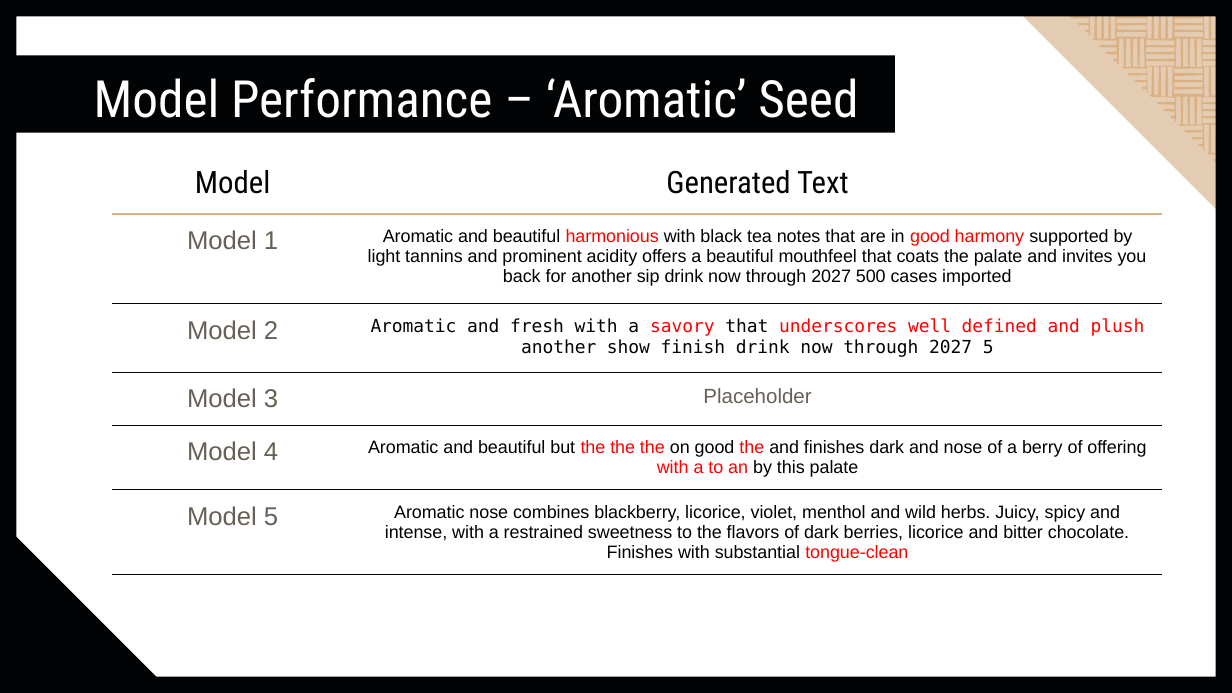
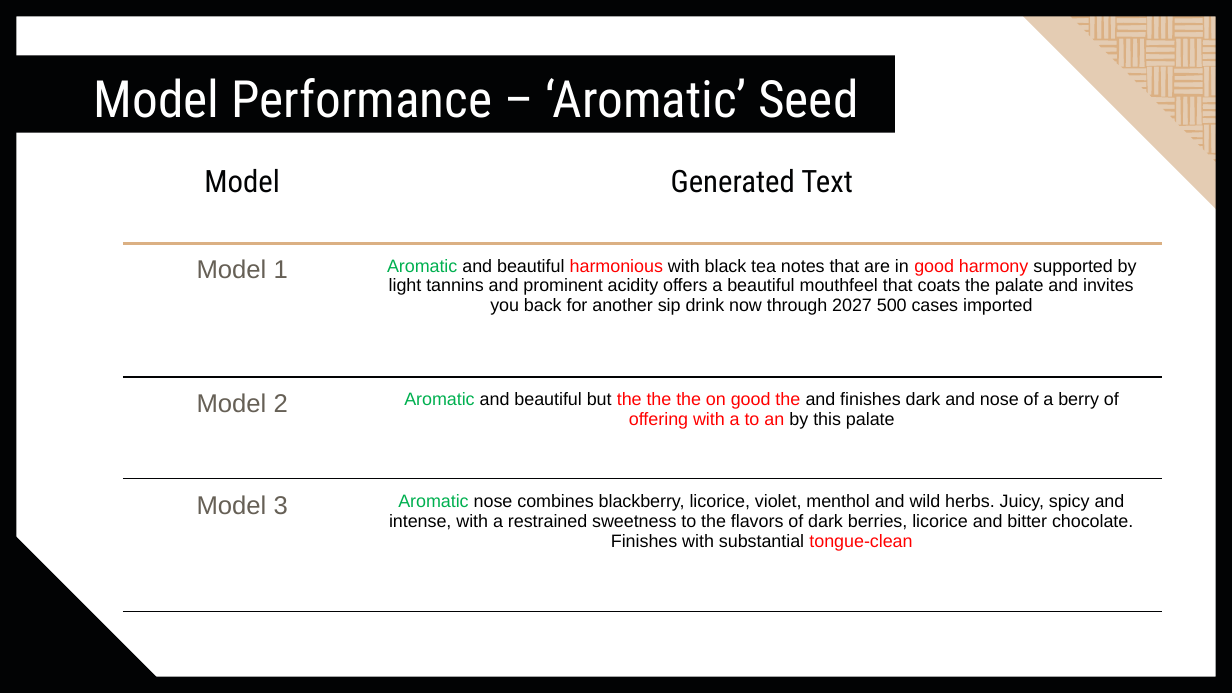
Before and after one commit to BingmingT/GA-projects, a slide deck: slide 16 of capstone/GA Capstone.pptx (slide 14 before the commit). Drawn at 1232x693 pixels with LibreOffice and Linux fonts; fonts in the diff are those of the drawing. Boxes give left, top, right and bottom in pixels: in the first picture for what was removed or moved away, otherwise in the second. Text is boxed around its words. In the diff, an @@ line names an element or a change of style, - is before the commit and + after.

```diff
--- a/capstone/GA Capstone.pptx
+++ b/capstone/GA Capstone.pptx
@@ table at [123, 153, 1163, 612] @@
-row 3: Model 2 | Aromatic and fresh with a savory that underscores well defined and plush another show finish drink now through 2027 5
-row 4: Model 3 | Placeholder
-row 5: Model 4 | Aromatic and beautiful but the the the on good the and finishes dark and nose of a berry of offering with a to an by this palate
-row 6: Model 5 | Aromatic nose combines blackberry, licorice, violet, menthol and wild herbs. Juicy, spicy and intense, with a restrained sweetness to the flavors of dark berries, licorice and bitter chocolate. Finishes with substantial tongue-clean
+row 3: Model 2 | Aromatic and beautiful but the the the on good the and finishes dark and nose of a berry of offering with a to an by this palate
+row 4: Model 3 | Aromatic nose combines blackberry, licorice, violet, menthol and wild herbs. Juicy, spicy and intense, with a restrained sweetness to the flavors of dark berries, licorice and bitter chocolate. Finishes with substantial tongue-clean
@@ table: place and size @@
-table at [112, 153, 1162, 585]
+table at [123, 153, 1163, 612]
```
Also in this commit, not shown: 8 other slides changed, 7 slides added, 6 slides removed, 6 other files.
